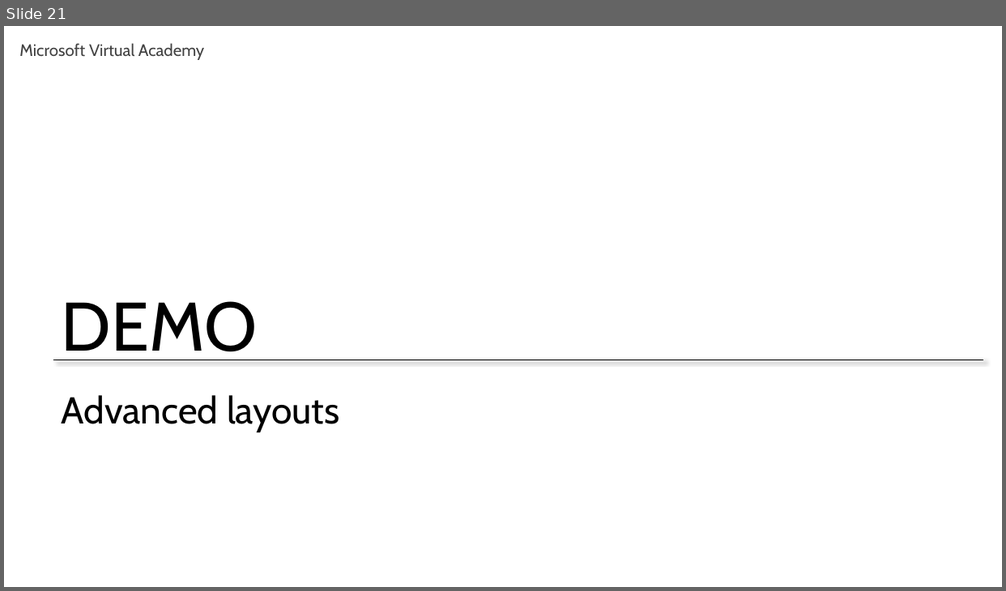
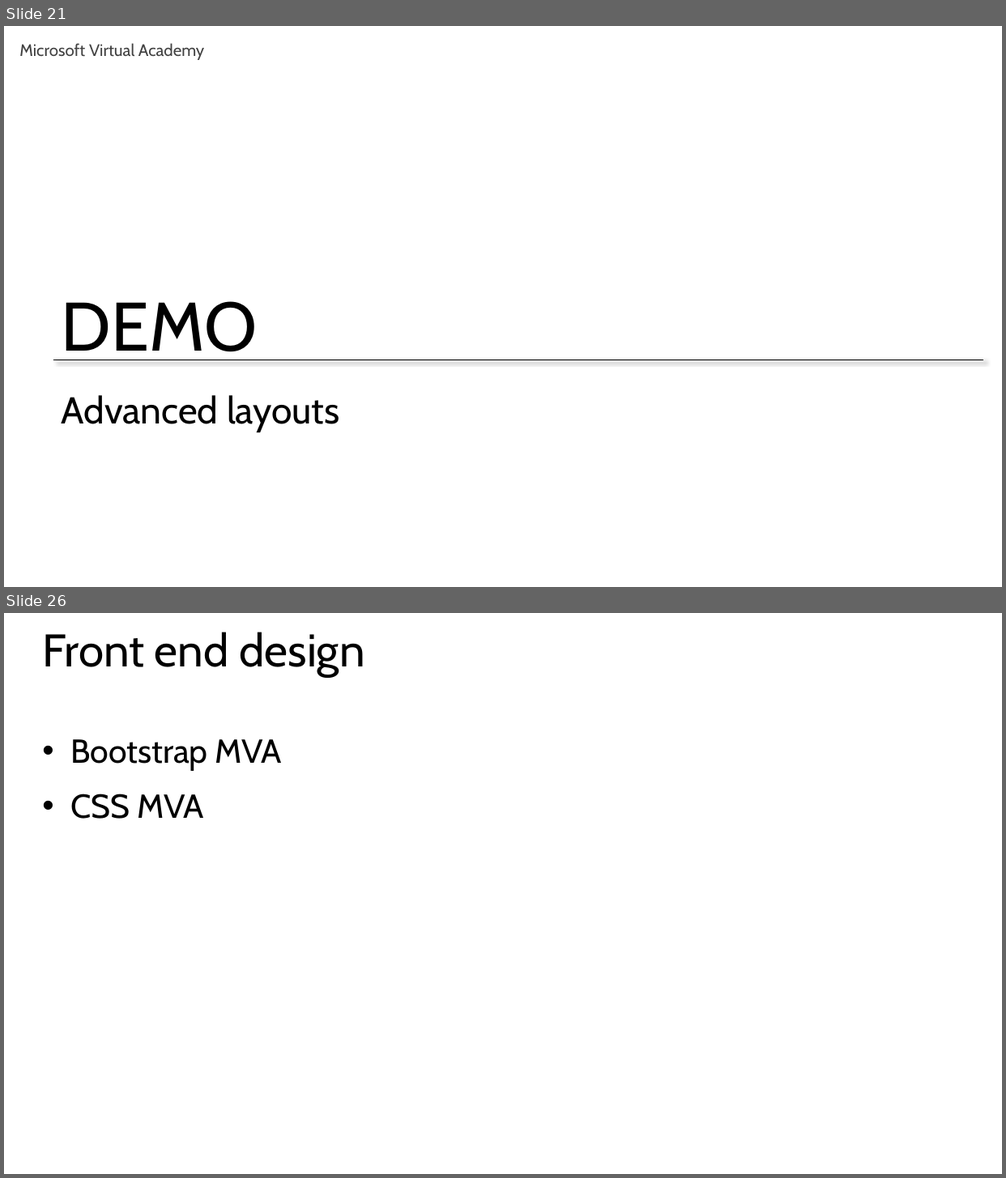
Before and after one commit to mkscala/AdvancedFlask, a slide deck: Slides/Module 5 - Jinja Layouts.pptx. Shown one above the other, each under a label of ours: slide 21 before the commit, slides 21 and 26 after it; the slides between them are not shown. The pictures are 1006x591 and 1006x1178 pixels, drawn with LibreOffice and Linux fonts; fonts in the diff are those of the drawing. Boxes give left, top, right and bottom in pixels: in the first picture for what was removed or moved away, otherwise in the second. Text is boxed around its words. In the diff, an @@ line names an element or a change of style, - is before the commit and + after.

```diff
--- a/Slides/Module 5 - Jinja Layouts.pptx
+++ b/Slides/Module 5 - Jinja Layouts.pptx
@@ slide 26 added at (x1=4, y1=613, x2=1002, y2=1174), background #FFFFFF @@
@@ title added at (x1=43, y1=632, x2=364, y2=677), 44 pt, text #000000 @@
+Front end design
@@ text added at (x1=70, y1=739, x2=282, y2=819), 32 pt, text #000000 @@
+• Bootstrap MVA
+• CSS MVA
```
Also in this commit, not shown: 4 other slides added.
